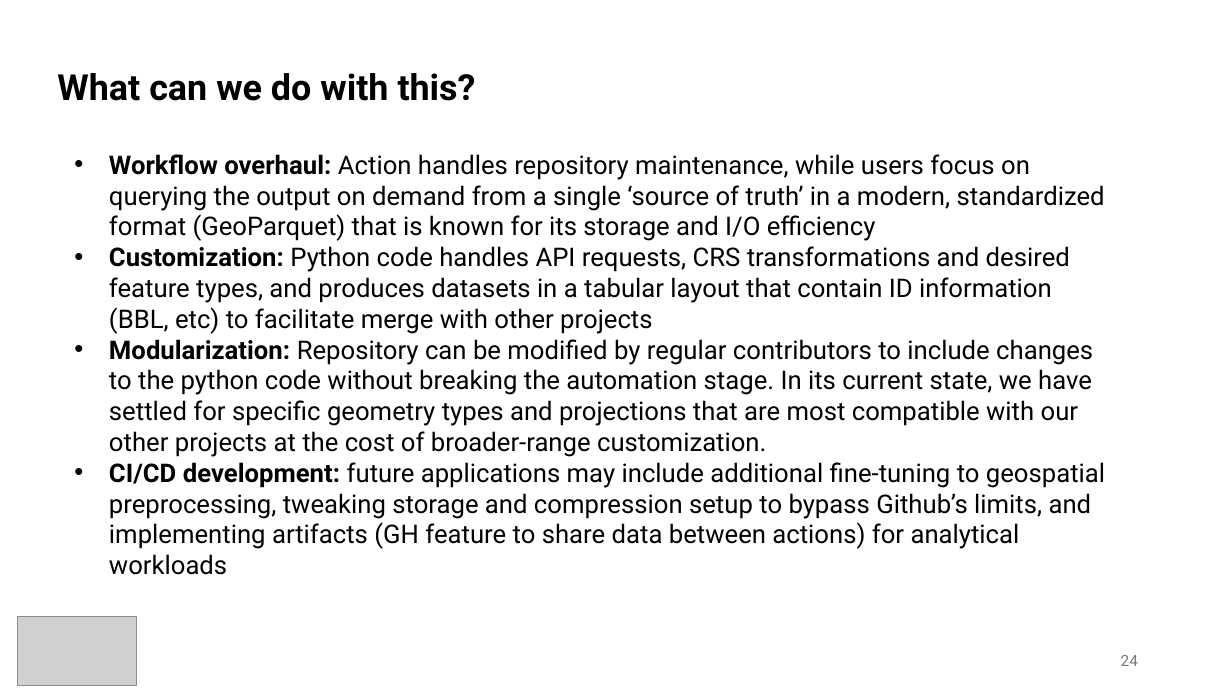
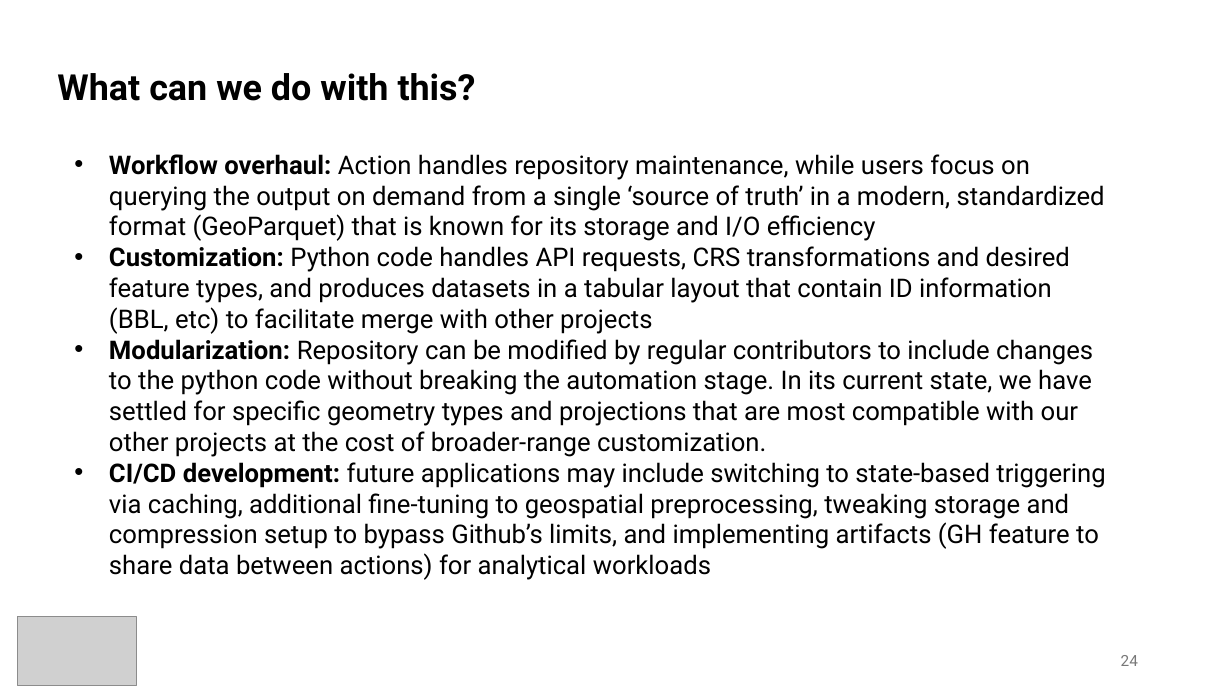
Before and after one commit to nycdepartmentoffinance/github_actions_demo, a slide deck: slide 24 of github_actions_anex.pptx. Drawn at 1232x693 pixels with LibreOffice and Linux fonts; fonts in the diff are those of the drawing; grey boxes stand for pictures. Boxes give left, top, right and bottom in pixels: in the first picture for what was removed or moved away, otherwise in the second. Text is boxed around its words. In the diff, an @@ line names an element or a change of style, - is before the commit and + after.

```diff
--- a/github_actions_anex.pptx
+++ b/github_actions_anex.pptx
@@ text at (x1=109, y1=462, x2=1105, y2=580): text changed @@
-• CI/CD development: future applications may include additional fine-tuning to geospatial preprocessing, tweaking storage and compression setup to bypass Github’s limits, and implementing artifacts (GH feature to share data between actions) for analytical workloads
+• CI/CD development: future applications may include switching to state-based triggering via caching, additional fine-tuning to geospatial preprocessing, tweaking storage and compression setup to bypass Github’s limits, and implementing artifacts (GH feature to share data between actions) for analytical workloads
```
Also in this commit, not shown: 3 other slides changed, 1 other file.
